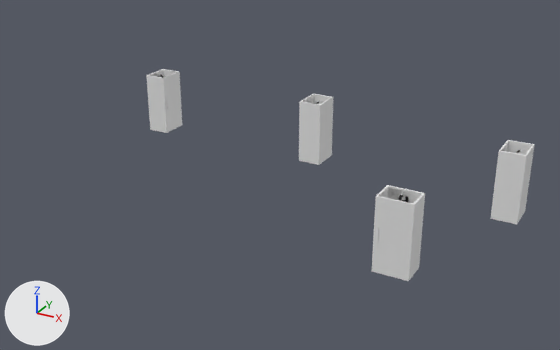
Before and after pictures for a commit that changed the FBX model projectXX/Assets/StarterAssets/penthouse/bathroom/bath.fbx.
Both versions are drawn from a 50 mm lens placed at (64.3, -67.9, 43.9), pointed at (21.3, 10.4, 4.7). The lights are fixed; the arrows at lower left show +X, +Y and +Z. Where no turn or scale is listed for an object, it has been applied to the vertices. Vertices at the same position are counted once.

The older version as bpy lines, for what is in view:
```python
ob_bath_001 = bpy.data.objects.new('bath.001', me_cube_003)
ob_bath_001.location = (-7.14, 24.8, 5.04)
ob_bath_001.rotation_euler = (0.0, 0.0, -3.142)  # degrees (0, 0, -180)
ob_bath_001.scale = (0.11, 0.117, 4.49)
ob_bath_002 = bpy.data.objects.new('bath.002', me_cube_014)
ob_bath_002.location = (16.68, 28.79, 5.04)
ob_bath_003 = bpy.data.objects.new('bath.003', me_cube_015)
ob_bath_003.location = (45.93, 23.7, 5.04)
ob_bath_004 = bpy.data.objects.new('bath.004', me_cube_061)
ob_bath_004.location = (37.99, 0.93, 5.04)
```
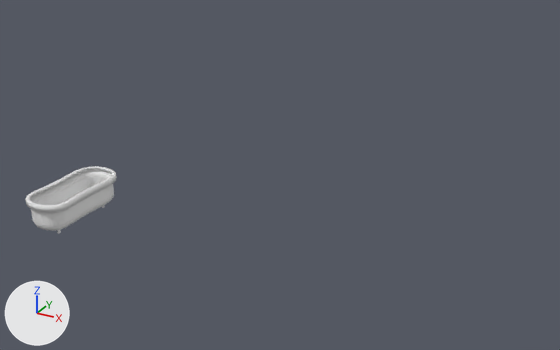
Edits to the bpy script that builds the scene:
```text
Change me_cube_003:
    used by ob_bath_001; location = (-7.14, 24.8, 5.04); rotation_euler = (0.0, 0.0, -3.142), in degrees (0, 0, -180); scale = (0.11, 0.117, 4.49)
    remove me_cube_003.from_pydata(...)  # 1018 vertices, 984 faces; spans x -2.5..28.6, y -35.3..1.0, z -1.0..1.0
    remove me_cube_003.materials.append(mat_toilet)  # white #e7e7e7
    remove me_cube_003.materials.append(mat_glass)  # white #e7e7e7
    remove me_cube_003.materials.append(mat_lamp)  # black #000000
    add me_cube_003.from_pydata(...)  # 706 vertices, 704 faces; spans x -290.5..290.4, y -174.9..204.5, z -648.0..613.9
    me_cube_003 part 1: 1018 vertices removed from x -2.5..28.6, y -35.3..1.0, z -1.0..1.0; 706 vertices added at x -290.5..290.4, y -174.9..204.5, z -648.0..613.9
Change ob_bath_001:
    ob_bath_001.location: (-7.14, 24.8, 5.04) -> (0.01, -3.99, 2.29)
    ob_bath_001.rotation_euler: (0.0, 0.0, -3.142) -> (1.571, 0.0, 0.0)  # degrees (0, 0, -180) -> degrees (90, 0, 0)
    ob_bath_001.scale: (0.11, 0.117, 4.49) -> (0.01, 0.01, 0.01)
Remove ob_bath_004:
    ob_bath_004 = bpy.data.objects.new('bath.004', me_cube_061)
    ob_bath_004.location = (37.99, 0.93, 5.04)
Remove ob_bath_002:
    ob_bath_002 = bpy.data.objects.new('bath.002', me_cube_014)
    ob_bath_002.location = (16.68, 28.79, 5.04)
Remove ob_bath_003:
    ob_bath_003 = bpy.data.objects.new('bath.003', me_cube_015)
    ob_bath_003.location = (45.93, 23.7, 5.04)
```

Boxes [x1, y1, x2, y2] around the edits, measured in the pictures (560 x 350 px):
'bath.001', reshaped, moved, turned, rescaled: before [146, 69, 182, 133]; after [25, 166, 117, 231]
'bath.004', deleted: before [372, 185, 425, 281]
    faces in mat_glass (white #e7e7e7): [374, 189, 412, 279]
    faces in mat_toilet (white #e7e7e7): [372, 185, 425, 281]
'bath.003', deleted: before [490, 140, 535, 224]
    faces in mat_toilet (white #e7e7e7): [490, 140, 535, 224]
    faces in mat_glass (white #e7e7e7): [502, 142, 531, 155]
'bath.002', deleted: before [299, 94, 333, 165]
    faces in mat_toilet (white #e7e7e7): [299, 94, 333, 165]
